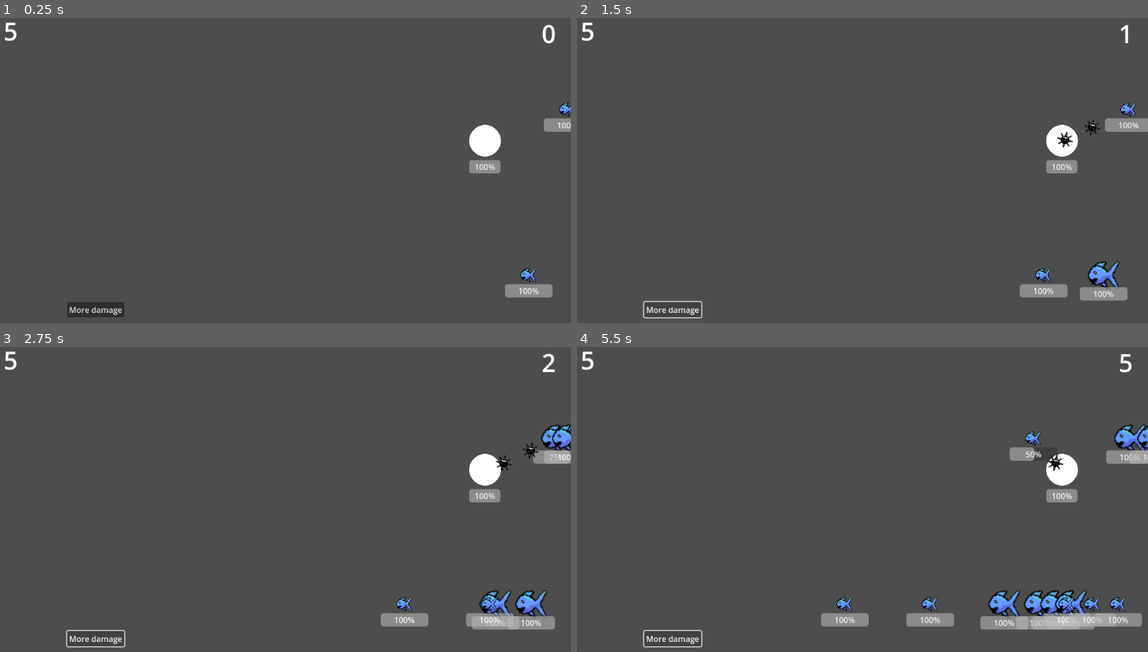
Above: before the commit, frames 1-4 (two rows, left to right).
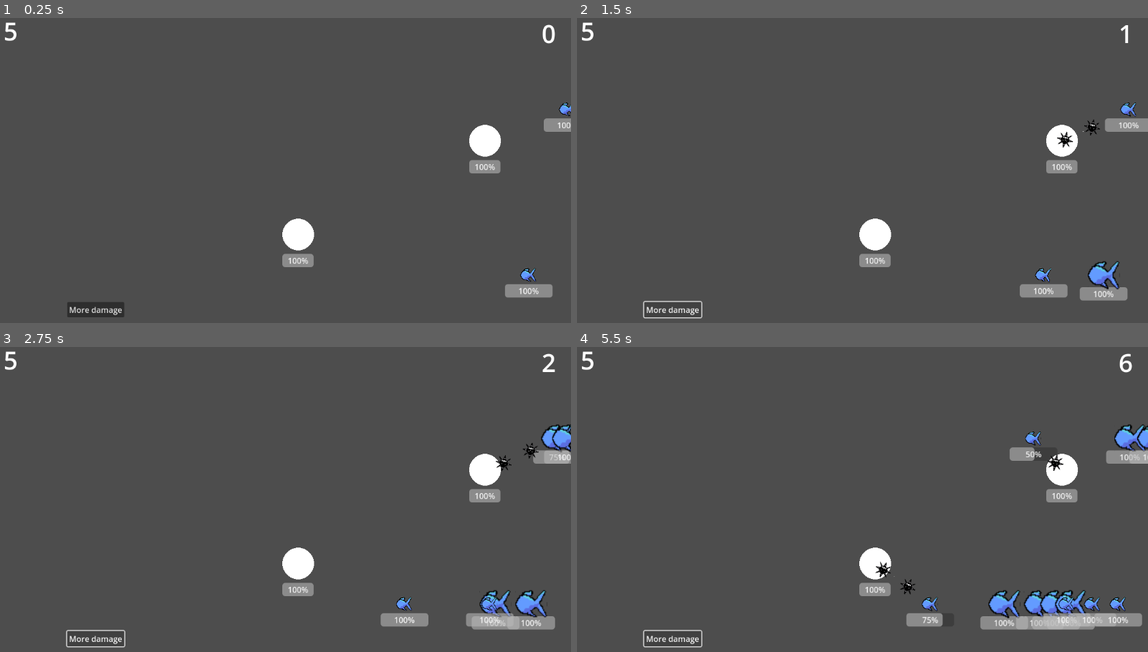
Above: after the commit, the same moments.

Repository: macmist/godot-game
Game: Godot game, scene res://Assets/Scenes/main.tscn
Same seed, same stepped clock (60 frames per second), same inputs: the game is played once before the commit and once after it.
Inputs:
- Up to frame 1 (0.25 s): no input
- Up to frame 2 (1.5 s): click "More damage" at 0.5 s; click "More damage" at 1.25 s
- Up to frame 3 (2.75 s): click "More damage" at 2 s
- Up to frame 4 (5.5 s): no input

The runs differ from the first frame. In frame 1, 0.7% of the frame differs, in the area x 49-100%, y 27-87%; in frame 2, 0.8%; in frame 3, 1.1%; in frame 4, 1.8%, in the area x 42-100%, y 2-92%.

Commit message:
feat: fish is swimming

Diff:
--- a/Assets/Scenes/big_fish.tscn
+++ b/Assets/Scenes/big_fish.tscn
@@ -1,7 +1,8 @@
-[gd_scene load_steps=4 format=3 uid="uid://dv40brg3w8yhg"]
+[gd_scene load_steps=5 format=3 uid="uid://dv40brg3w8yhg"]
 
 [ext_resource type="Script" path="res://Assets/Scripts/fish.gd" id="1_0hcdu"]
 [ext_resource type="Texture2D" uid="uid://cmj7o563gh32i" path="res://Assets/Images/Fish.png" id="2_lgw1p"]
+[ext_resource type="SpriteFrames" uid="uid://7v3phlhaywe3" path="res://Assets/Images/fish_animations.tres" id="3_t22v6"]
 
 [sub_resource type="CapsuleShape2D" id="CapsuleShape2D_iyk58"]
 height = 24.0
@@ -14,6 +15,7 @@
 damage = 75.0
 
 [node name="Fish" type="Sprite2D" parent="."]
+visible = false
 scale = Vector2(2, 2)
 texture = ExtResource("2_lgw1p")
 
@@ -29,3 +31,9 @@
 offset_top = 24.0
 offset_right = 48.0
 offset_bottom = 51.0
+
+[node name="AnimatedSprite2D" type="AnimatedSprite2D" parent="."]
+scale = Vector2(2, 2)
+sprite_frames = ExtResource("3_t22v6")
+animation = &"Swim"
+autoplay = "Swim"
--- a/Assets/Scenes/fish.tscn
+++ b/Assets/Scenes/fish.tscn
@@ -1,7 +1,8 @@
-[gd_scene load_steps=4 format=3 uid="uid://co3ynvlxmm6tb"]
+[gd_scene load_steps=5 format=3 uid="uid://co3ynvlxmm6tb"]
 
 [ext_resource type="Script" path="res://Assets/Scripts/fish.gd" id="1_5w6hj"]
 [ext_resource type="Texture2D" uid="uid://cmj7o563gh32i" path="res://Assets/Images/Fish.png" id="1_b14xr"]
+[ext_resource type="SpriteFrames" uid="uid://7v3phlhaywe3" path="res://Assets/Images/fish_animations.tres" id="3_gtaql"]
 
 [sub_resource type="CapsuleShape2D" id="CapsuleShape2D_iyk58"]
 height = 24.0
@@ -11,6 +12,7 @@
 script = ExtResource("1_5w6hj")
 
 [node name="Fish" type="Sprite2D" parent="."]
+visible = false
 texture = ExtResource("1_b14xr")
 
 [node name="CollisionShape2D" type="CollisionShape2D" parent="."]
@@ -24,3 +26,8 @@
 offset_top = 18.0
 offset_right = 49.0
 offset_bottom = 45.0
+
+[node name="AnimatedSprite2D" type="AnimatedSprite2D" parent="."]
+sprite_frames = ExtResource("3_gtaql")
+animation = &"Swim"
+autoplay = "Swim"
--- a/Assets/Scenes/main.tscn
+++ b/Assets/Scenes/main.tscn
@@ -6,6 +6,7 @@
 [ext_resource type="PackedScene" uid="uid://dv40brg3w8yhg" path="res://Assets/Scenes/big_fish.tscn" id="4_motp3"]
 [ext_resource type="Script" path="res://Assets/Scripts/fish_grinder.gd" id="6_auern"]
 [ext_resource type="PackedScene" uid="uid://cnnyl16y06hrm" path="res://Assets/Scenes/fast_tower.tscn" id="7_fb4nm"]
+[ext_resource type="Script" path="res://Assets/Scripts/Strategies/Target/strongest_enemy_srategy.gd" id="7_vuf6d"]
 
 [sub_resource type="RectangleShape2D" id="RectangleShape2D_r4baw"]
 size = Vector2(102, 669)
@@ -78,6 +79,11 @@
 position = Vector2(979, 258)
 parent_for_projectiles = NodePath("..")
 
+[node name="Tower3" parent="." instance=ExtResource("7_fb4nm")]
+position = Vector2(603, 447)
+parent_for_projectiles = NodePath("..")
+target_strategy = ExtResource("7_vuf6d")
+
 [connection signal="fish_died" from="Spawner" to="." method="_on_spawner_fish_died"]
 [connection signal="body_entered" from="FishGrinder" to="." method="_on_fish_detector_body_entered"]
 [connection signal="body_entered" from="FishGrinder" to="FishGrinder" method="_on_body_entered"]
--- /dev/null
+++ b/Assets/Scripts/Strategies/Target/strongest_enemy_srategy.gd
@@ -0,0 +1,14 @@
+class_name StringestEnemyStrategy
+extends BaseTargetStrategy
+
+
+func get_target(_position: Vector2, enemy_array: Array[Fish]):
+	if enemy_array.is_empty():
+		return null
+	var strongest: float = -INF
+	var enemy = null
+	for fish in enemy_array:
+		if fish.damage > strongest:
+			strongest = fish.damage
+			enemy = fish
+	return enemy
Not shown: 1 places in Assets/Scenes/main.tscn that only renumber resources
Binary file changed: external/latest.gif
Not shown, changed: README.md
